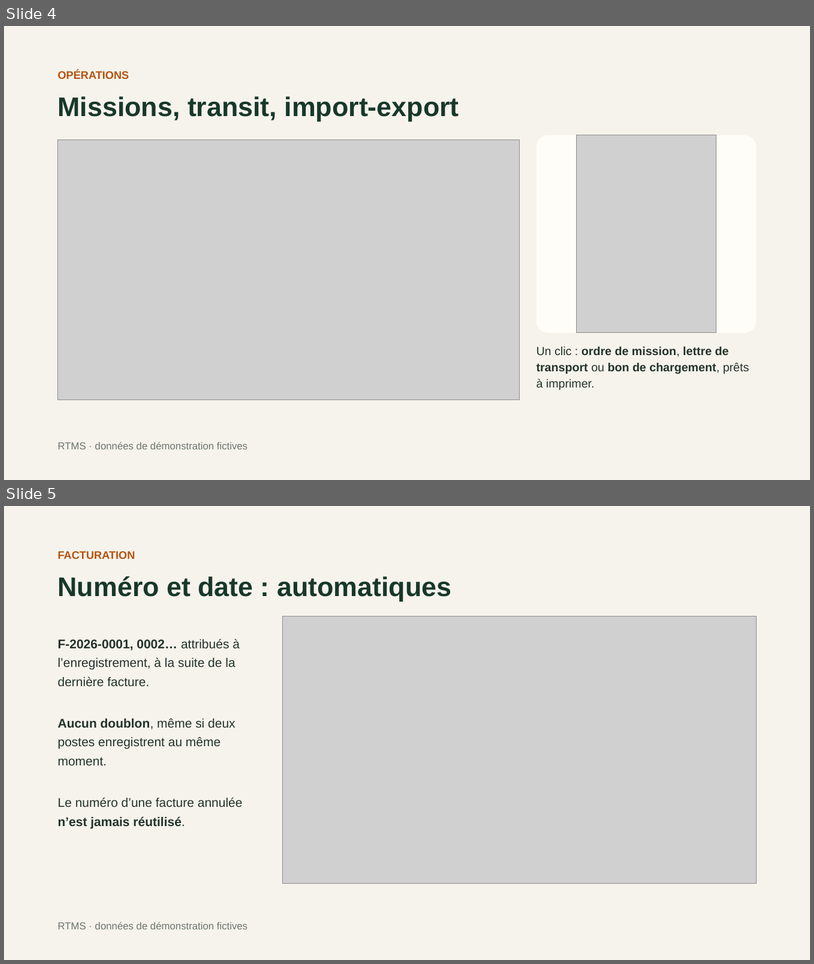
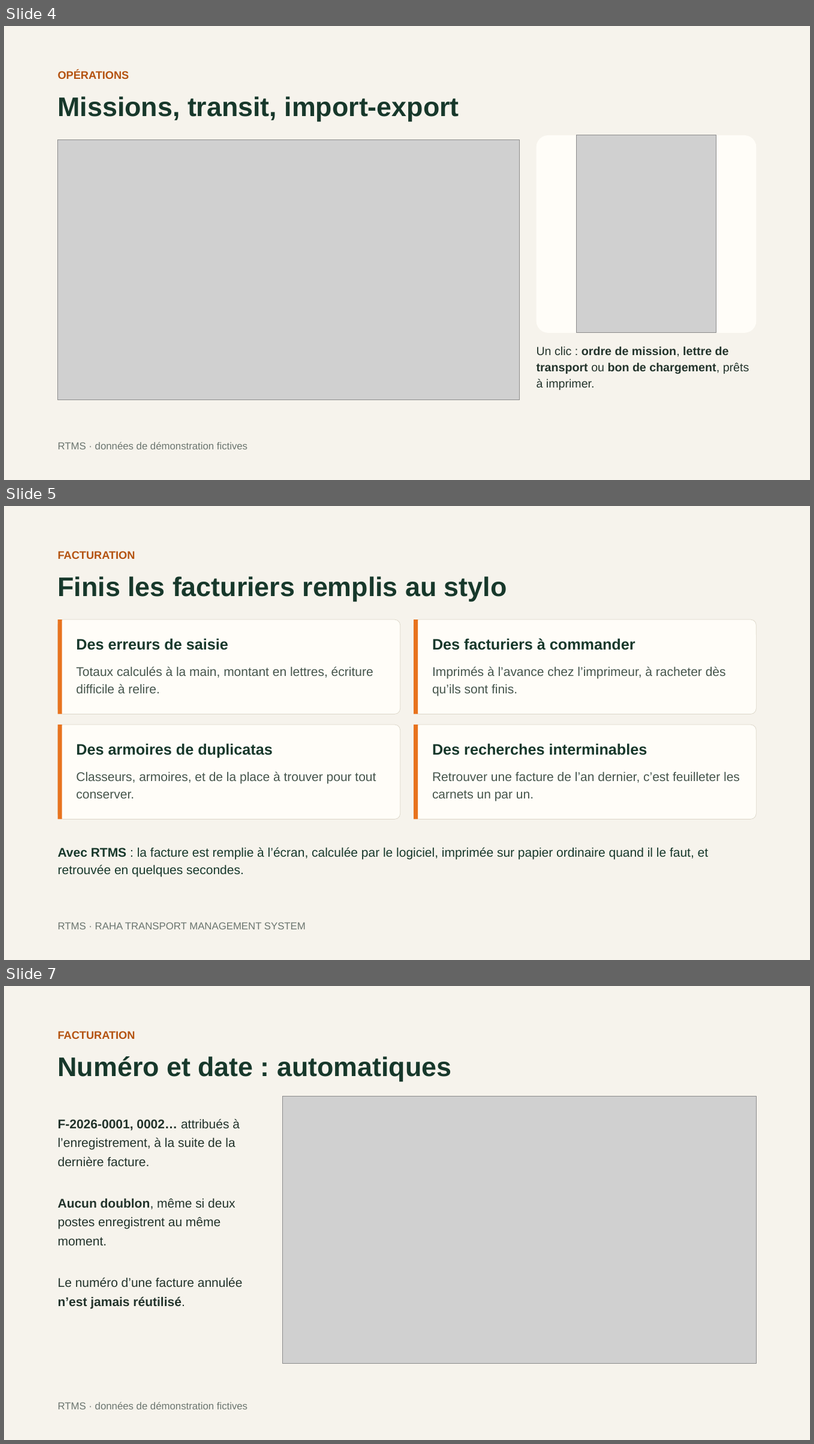
Before and after one commit to ouinou/Romain-, a slide deck: rtms/docs/RTMS-Presentation-client.pptx. Shown one above the other, each under a label of ours: slides 4 and 5 before the commit, slides 4, 5 and 7 after it; the slides between them are not shown. The pictures are 814x964 and 814x1444 pixels, drawn with LibreOffice and Linux fonts; fonts in the diff are those of the drawing; grey boxes stand for pictures. Boxes give left, top, right and bottom in pixels: in the first picture for what was removed or moved away, otherwise in the second. Text is boxed around its words. In the diff, an @@ line names an element or a change of style, - is before the commit and + after.

```diff
--- a/rtms/docs/RTMS-Presentation-client.pptx
+++ b/rtms/docs/RTMS-Presentation-client.pptx
@@ slide 5 added at (x1=4, y1=506, x2=810, y2=960), background #F6F3EC @@
@@ text added at (x1=58, y1=551, x2=135, y2=559), 13 pt, text #B4520F, bold @@
+FACTURATION
@@ text added at (x1=58, y1=576, x2=507, y2=601), 32 pt, text #17382B, bold @@
+Finis les facturiers remplis au stylo
@@ rounded rectangle added at (x1=58, y1=620, x2=401, y2=714), fill #FFFDF8, outline #DCD6C8 0.5 pt @@
@@ rectangle added at (x1=58, y1=620, x2=62, y2=714), fill #E8731E @@
@@ rounded rectangle added at (x1=414, y1=620, x2=757, y2=714), fill #FFFDF8, outline #DCD6C8 0.5 pt @@
@@ rectangle added at (x1=414, y1=620, x2=419, y2=714), fill #E8731E @@
@@ text added at (x1=76, y1=638, x2=228, y2=650), 18 pt, text #17382B, bold @@
+Des erreurs de saisie
@@ text added at (x1=432, y1=638, x2=636, y2=650), 18 pt, text #17382B, bold @@
+Des facturiers à commander
@@ text added at (x1=76, y1=666, x2=374, y2=693), 15 pt, text #45554C @@
+Totaux calculés à la main, montant en lettres, écriture difficile à relire.
@@ text added at (x1=432, y1=666, x2=726, y2=696), 15 pt, text #45554C @@
+Imprimés à l’avance chez l’imprimeur, à racheter dès qu’ils sont finis.
@@ rounded rectangle added at (x1=58, y1=724, x2=401, y2=819), fill #FFFDF8, outline #DCD6C8 0.5 pt @@
@@ rectangle added at (x1=58, y1=724, x2=62, y2=819), fill #E8731E @@
@@ rounded rectangle added at (x1=414, y1=724, x2=757, y2=819), fill #FFFDF8, outline #DCD6C8 0.5 pt @@
@@ rectangle added at (x1=414, y1=724, x2=419, y2=819), fill #E8731E @@
@@ text added at (x1=76, y1=743, x2=273, y2=758), 18 pt, text #17382B, bold @@
+Des armoires de duplicatas
@@ text added at (x1=432, y1=743, x2=648, y2=755), 18 pt, text #17382B, bold @@
+Des recherches interminables
@@ text added at (x1=76, y1=771, x2=376, y2=798), 15 pt, text #45554C @@
+Classeurs, armoires, et de la place à trouver pour tout conserver.
@@ text added at (x1=432, y1=771, x2=740, y2=801), 15 pt, text #45554C @@
+Retrouver une facture de l’an dernier, c’est feuilleter les carnets un par un.
@@ text added at (x1=58, y1=847, x2=708, y2=877), 15 pt, text #17382B @@
+Avec RTMS : la facture est remplie à l’écran, calculée par le logiciel, imprimée sur papier ordinaire quand il le faut, et retrouvée en quelques secondes.
@@ text added at (x1=58, y1=922, x2=306, y2=929), 12 pt, text #6B756F @@
+RTMS · RAHA TRANSPORT MANAGEMENT SYSTEM
@@ what was slide 5 is now slide 7 @@
```
Also in this commit, not shown: 1 slide changed, 1 other slide added.
